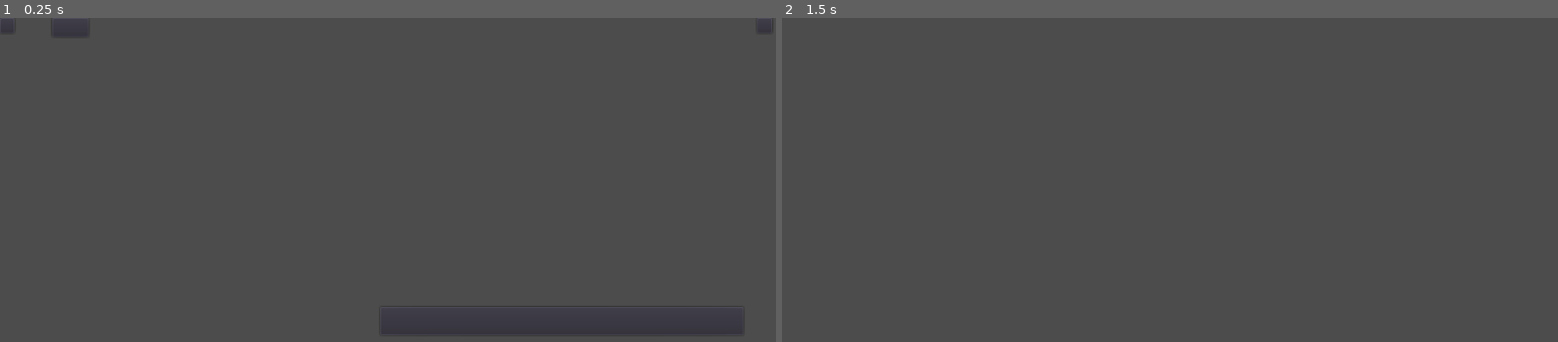
Above: before the commit, frames 1-2 (left to right).
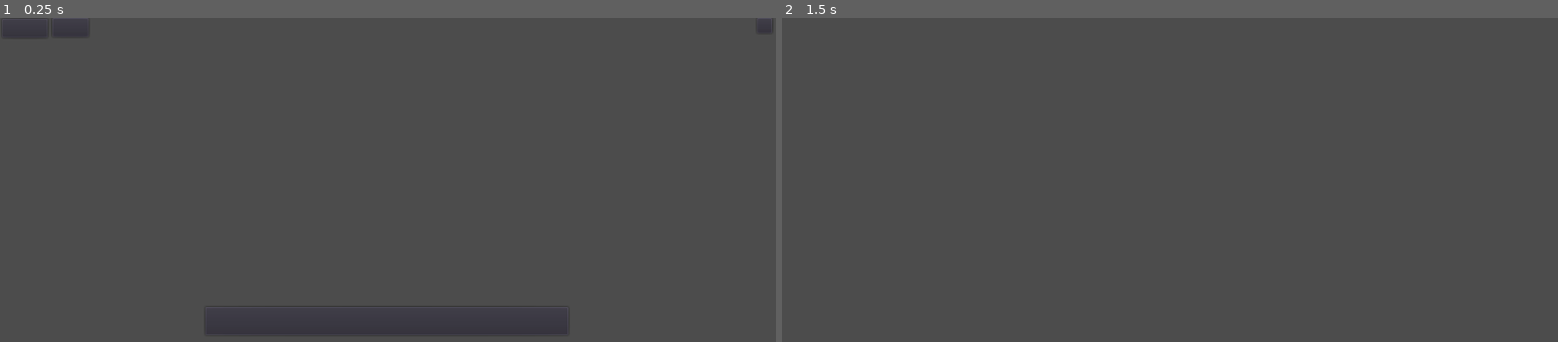
Above: after the commit, the same moments.

Repository: AndreLLPrado/OPM_Godot_2020_1
Game: Godot game, scene res://scenes/menu_scenes/main_menu.tscn
The game is run twice, just before and just after one commit, with the same random seed, the same clock (stepped at 60 frames per second) and the same inputs.
Inputs:
- Up to frame 1 (0.25 s): no input
- Up to frame 2 (1.5 s): click "Play" at 0.5 s; click "medium" at 1.25 s

The runs differ from the first frame. In frame 1, 0.1% of the frame differs, in the area x 0-94%, y 0-98%; in frame 2, nothing differs.

Commit message:
telas de menu prontas

Diff:
--- a/Shever_me_Timbers/scenes/menu_scenes/main_menu.tscn
+++ b/Shever_me_Timbers/scenes/menu_scenes/main_menu.tscn
@@ -39,8 +39,16 @@
 }
 
 [node name="CenterContainer" type="CenterContainer" parent="."]
-anchor_right = 1.0
-anchor_bottom = 1.0
+anchor_left = 0.5
+anchor_top = 0.5
+anchor_right = 0.5
+anchor_bottom = 0.5
+margin_left = -511.0
+margin_top = -305.0
+margin_right = 511.0
+margin_bottom = 305.0
+size_flags_horizontal = 3
+size_flags_vertical = 3
 __meta__ = {
 "_edit_use_anchors_": false
 }
@@ -52,15 +60,17 @@
 margin_bottom = 344.0
 
 [node name="chose_dificulty_popup" type="Popup" parent="CenterContainer/VBoxContainer"]
+margin_left = 350.0
+margin_top = 250.0
+margin_right = 829.0
+margin_bottom = 250.0
 __meta__ = {
 "_edit_use_anchors_": false
 }
 
 [node name="dificulty_txt" type="Label" parent="CenterContainer/VBoxContainer/chose_dificulty_popup"]
-margin_left = 86.5249
-margin_top = 4.0
-margin_right = 409.525
-margin_bottom = 76.0
+margin_right = 323.0
+margin_bottom = 72.0
 custom_fonts/font = SubResource( 1 )
 text = "Chose Dificulty"
 __meta__ = {
@@ -111,15 +121,27 @@
 text = "Shiver Me Timbers"
 
 [node name="play" type="Button" parent="CenterContainer/VBoxContainer/title"]
+anchor_left = 0.5
+anchor_right = 0.5
+margin_left = -239.5
 margin_top = 78.0
-margin_right = 479.0
+margin_right = 239.5
 margin_bottom = 115.0
 custom_fonts/font = SubResource( 4 )
 text = "Play"
+__meta__ = {
+"_edit_use_anchors_": false
+}
 
 [node name="options_button" type="Button" parent="."]
-margin_right = 12.0
-margin_bottom = 20.0
+anchor_left = 0.5
+anchor_top = 0.5
+anchor_right = 0.5
+anchor_bottom = 0.5
+margin_left = -508.346
+margin_top = -303.673
+margin_right = -448.346
+margin_bottom = -278.673
 custom_fonts/font = SubResource( 5 )
 text = "Options"
 __meta__ = {
@@ -127,9 +149,14 @@
 }
 
 [node name="credits_button" type="Button" parent="."]
-margin_left = 69.0
-margin_right = 117.0
-margin_bottom = 25.0
+anchor_left = 0.5
+anchor_top = 0.5
+anchor_right = 0.5
+anchor_bottom = 0.5
+margin_left = -442.0
+margin_top = -305.0
+margin_right = -394.0
+margin_bottom = -280.0
 custom_fonts/font = SubResource( 6 )
 text = "Credits"
 __meta__ = {
@@ -137,16 +164,25 @@
 }
 
 [node name="exit_button" type="Button" parent="."]
-anchor_right = 1.0
-anchor_bottom = 1.0
-margin_left = 999.09
-margin_right = -2.91022
-margin_bottom = -590.0
+anchor_left = 0.5
+anchor_top = 0.5
+anchor_right = 0.5
+anchor_bottom = 0.5
+margin_left = 488.09
+margin_top = -305.0
+margin_right = 508.09
+margin_bottom = -285.0
 custom_fonts/font = SubResource( 7 )
 text = "X"
 __meta__ = {
 "_edit_use_anchors_": false
 }
+
+[node name="Camera2D" type="Camera2D" parent="."]
+limit_left = 0
+limit_top = 0
+limit_right = 1024
+limit_bottom = 600
 [connection signal="about_to_show" from="CenterContainer/VBoxContainer/chose_dificulty_popup" to="." method="_on_chose_dificulty_about_to_show"]
 [connection signal="pressed" from="CenterContainer/VBoxContainer/chose_dificulty_popup/dificulty_txt/medium" to="." method="_on_medium_pressed"]
 [connection signal="pressed" from="CenterContainer/VBoxContainer/title/play" to="." method="_on_play_pressed"]
--- a/Shever_me_Timbers/scenes/state_scenes/state1.tscn
+++ b/Shever_me_Timbers/scenes/state_scenes/state1.tscn
@@ -15,8 +15,10 @@
 [node name="pause_menu" type="Control" parent="."]
 pause_mode = 2
 visible = false
-margin_right = 1024.0
-margin_bottom = 600.0
+margin_left = -50.0
+margin_top = -50.0
+margin_right = 974.0
+margin_bottom = 550.0
 script = ExtResource( 2 )
 __meta__ = {
 "_edit_use_anchors_": false
